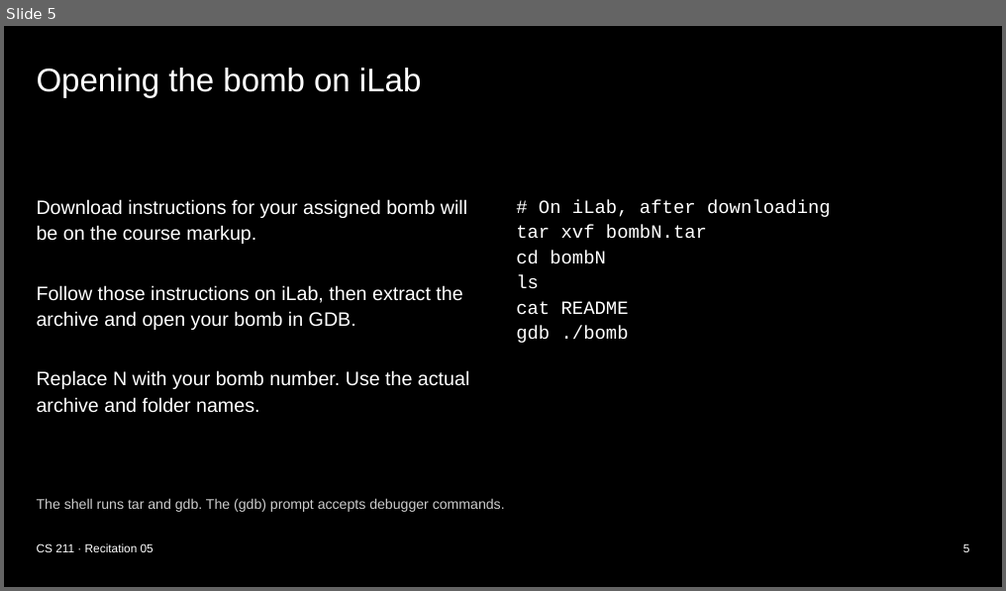
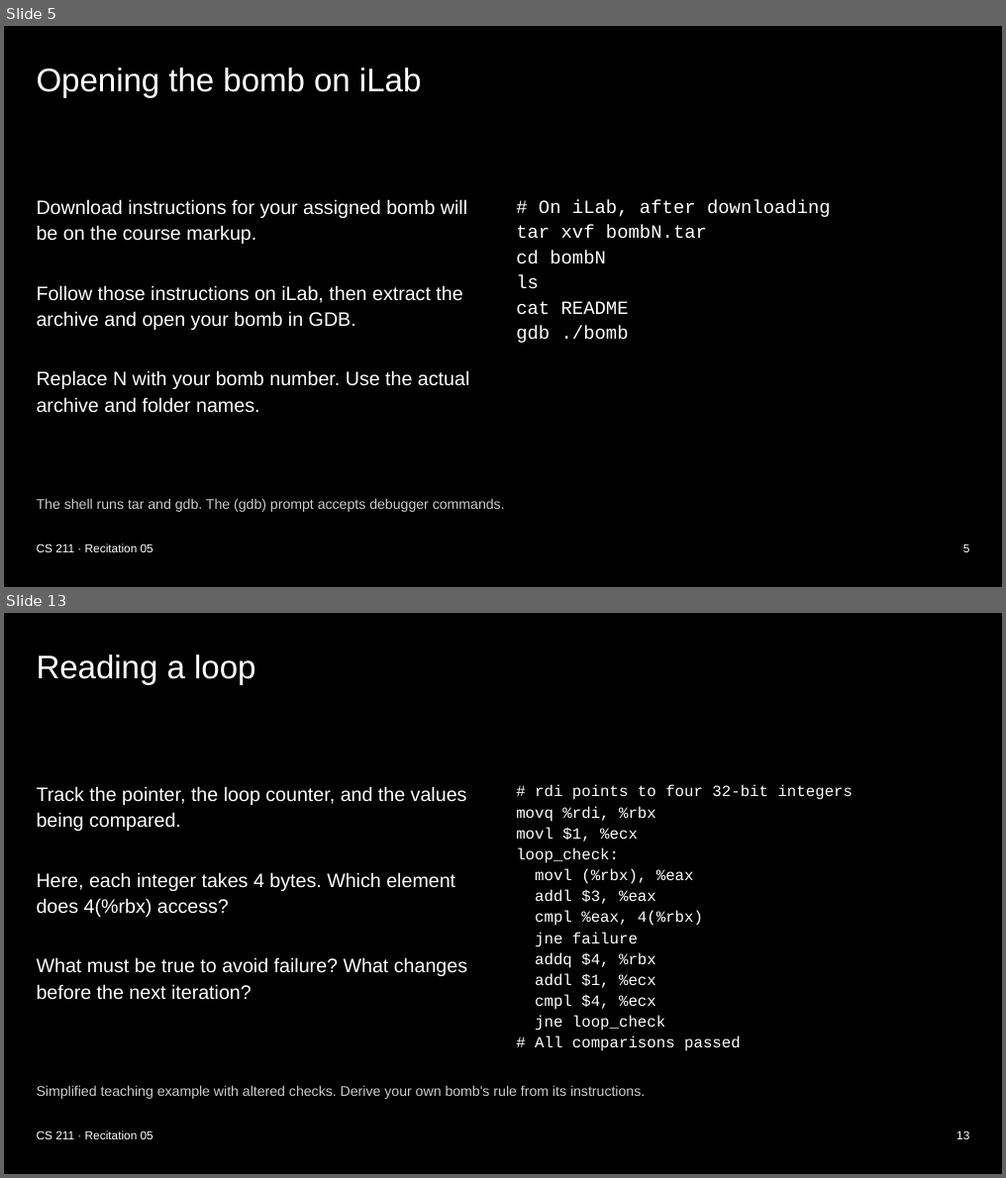
Before and after one commit to xsebby/portfolio, a slide deck: public/presentations/CS211_Recitation_5.pptx. Shown one above the other, each under a label of ours: slide 5 before the commit, slides 5 and 13 after it; the slides between them are not shown. The pictures are 1006x591 and 1006x1178 pixels, drawn with LibreOffice and Linux fonts; fonts in the diff are those of the drawing. Boxes give left, top, right and bottom in pixels: in the first picture for what was removed or moved away, otherwise in the second. Text is boxed around its words. In the diff, an @@ line names an element or a change of style, - is before the commit and + after.

Commit message:
Add assembly walkthroughs to Bomb Lab recitation

```diff
--- a/public/presentations/CS211_Recitation_5.pptx
+++ b/public/presentations/CS211_Recitation_5.pptx
@@ slide 13 added at bbox=[4, 613, 1002, 1174], background #000000 @@
@@ title added at bbox=[37, 655, 255, 684], 31.5 pt, text #FFFFFF @@
+Reading a loop
@@ text added at bbox=[37, 786, 467, 1000], 18.8 pt, text #FFFFFF @@
+Track the pointer, the loop counter, and the values being compared.
+Here, each integer takes 4 bytes. Which element does 4(%rbx) access?
+What must be true to avoid failure? What changes before the next iteration?
@@ text added at bbox=[516, 785, 853, 1052], 15 pt, text #FFFFFF @@
+# rdi points to four 32-bit integers
+movq %rdi, %rbx
+movl $1, %ecx
+loop_check:
+movl (%rbx), %eax
+addl $3, %eax
+cmpl %eax, 4(%rbx)
+jne failure
+addq $4, %rbx
+addl $1, %ecx
+cmpl $4, %ecx
+jne loop_check
+# All comparisons passed
@@ text added at bbox=[37, 1085, 645, 1099], 13.5 pt, text #CCCCCC @@
+Simplified teaching example with altered checks. Derive your own bomb's rule from its instructions.
@@ text added at bbox=[37, 1131, 153, 1140], 11.2 pt, text #FFFFFF @@
+CS 211 · Recitation 05
@@ text added at bbox=[956, 1131, 969, 1140], 11.2 pt, text #FFFFFF @@
+13
```
Also in this commit, not shown: 9 slides changed, 1 other slide added, 3 slides removed, 3 other files.
